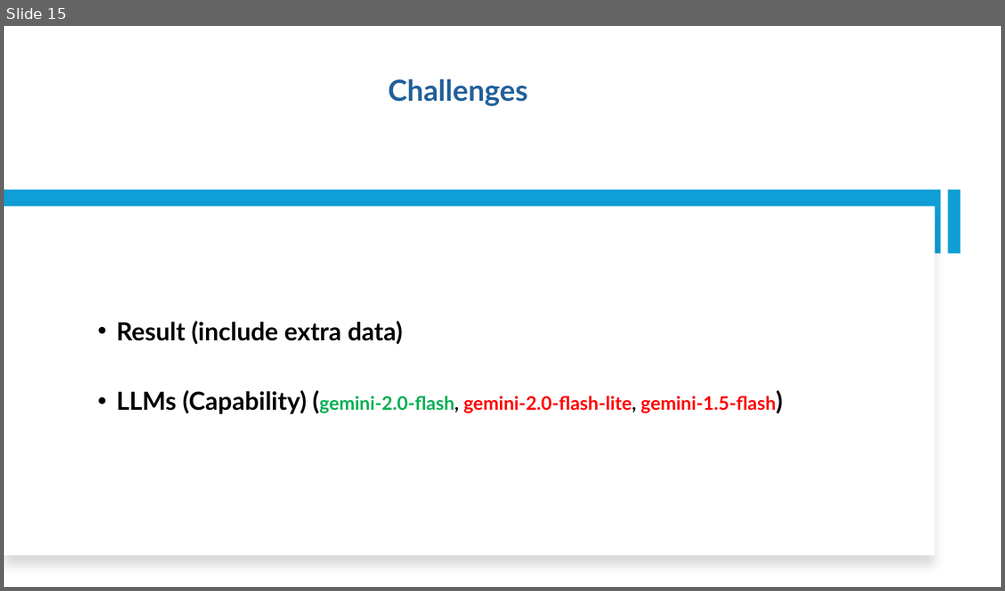
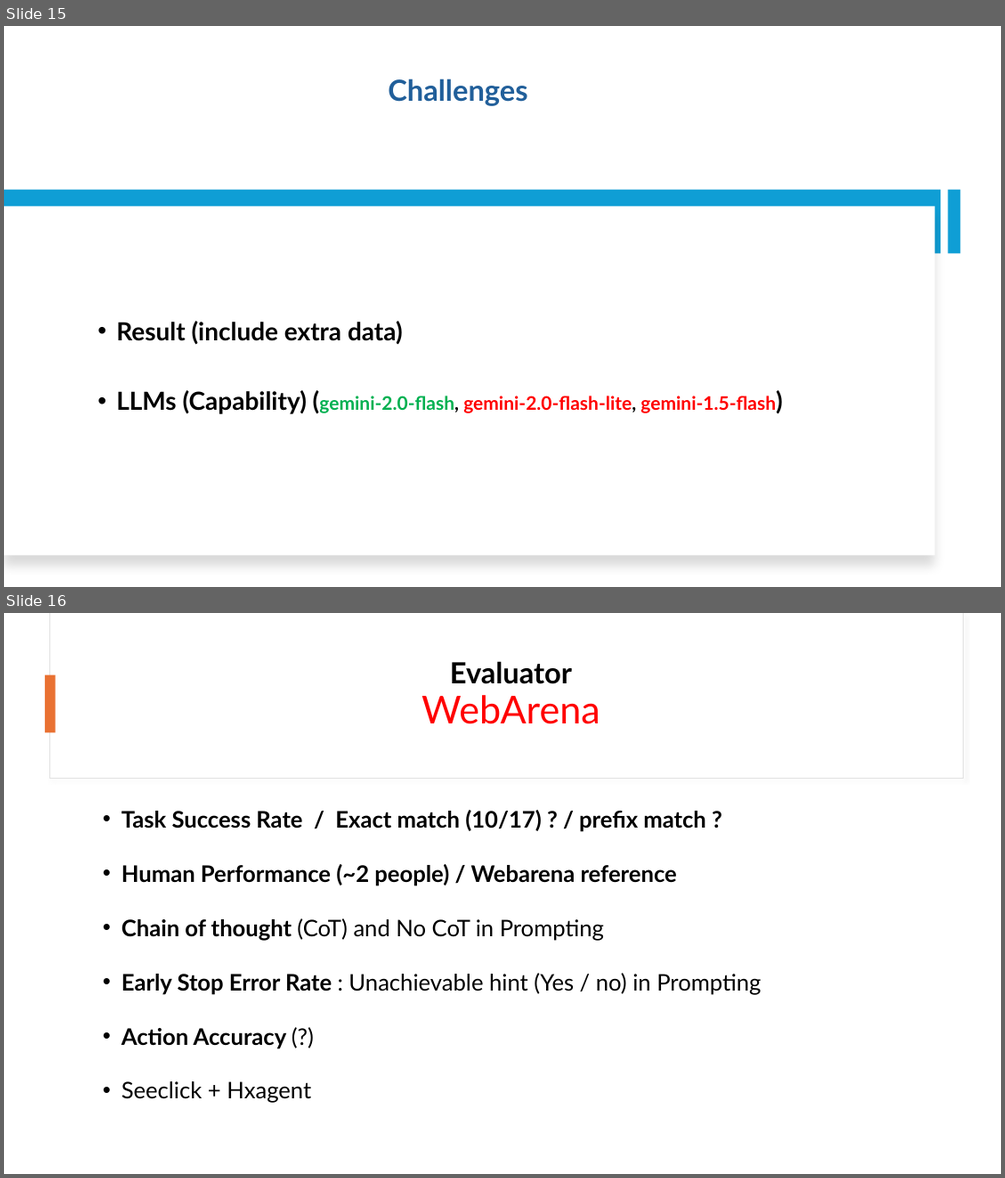
Before and after one commit to nguyennguyen6bk/web-space, a slide deck: Report.pptx. Shown one above the other, each under a label of ours: slide 15 before the commit, slides 15 and 16 after it. The pictures are 1005x591 and 1005x1178 pixels, drawn with LibreOffice and Linux fonts; fonts in the diff are those of the drawing. Boxes give left, top, right and bottom in pixels: in the first picture for what was removed or moved away, otherwise in the second. Text is boxed around its words. In the diff, an @@ line names an element or a change of style, - is before the commit and + after.

```diff
--- a/Report.pptx
+++ b/Report.pptx
@@ slide 16 added at box(4, 613, 1001, 1174), background #FFFFFF @@
@@ rectangle added at box(49, 613, 963, 779), fill #FFFFFF, outline #E1E1E1 0.75 pt @@
@@ rectangle added at box(50, 613, 963, 778), fill #FFFFFF @@
@@ title added at box(421, 661, 600, 724), 28 pt, text #000000, bold @@
+Evaluator
+WebArena
@@ rectangle added at box(45, 675, 56, 732), fill #E97132 @@
@@ text added at box(121, 810, 760, 1103), 22 pt, text #000000, bold @@
+• Task Success Rate / Exact match (10/17) ? / prefix match ?
+• Human Performance (~2 people) / Webarena reference
+• Chain of thought (CoT) and No CoT in Prompting
+• Early Stop Error Rate : Unachievable hint (Yes / no) in Prompting
+• Action Accuracy (?)
+• Seeclick + Hxagent
```
Also in this commit, not shown: 3 other slides added, 11 other files.
